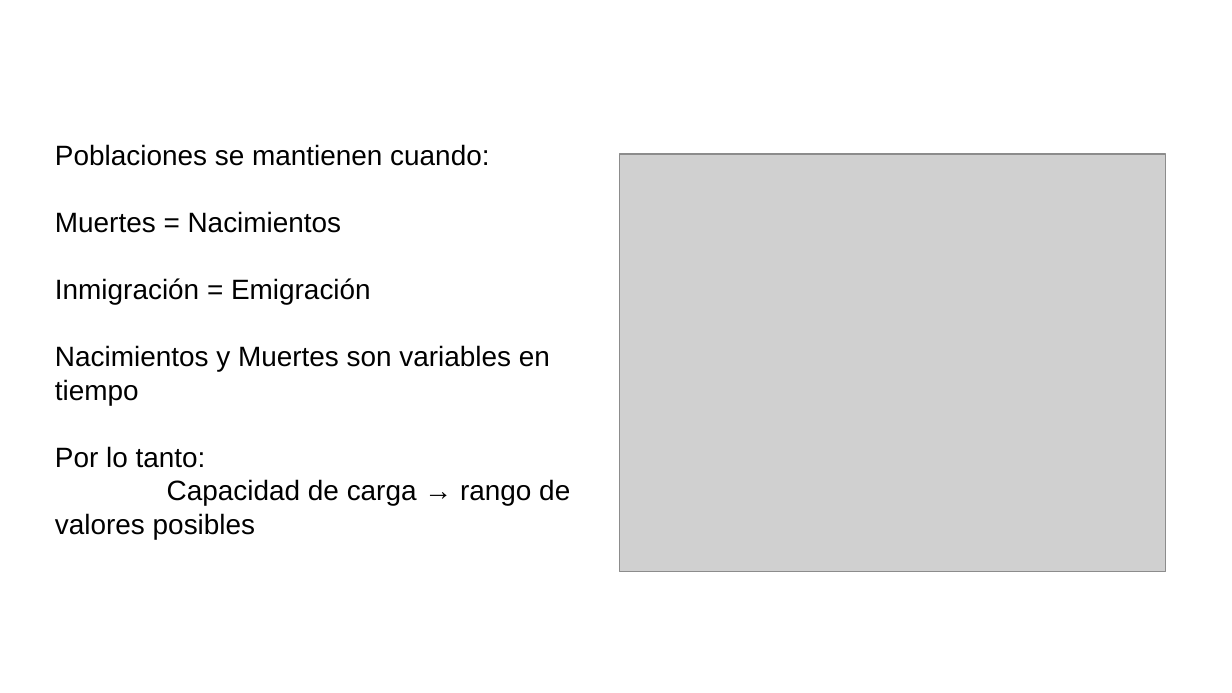
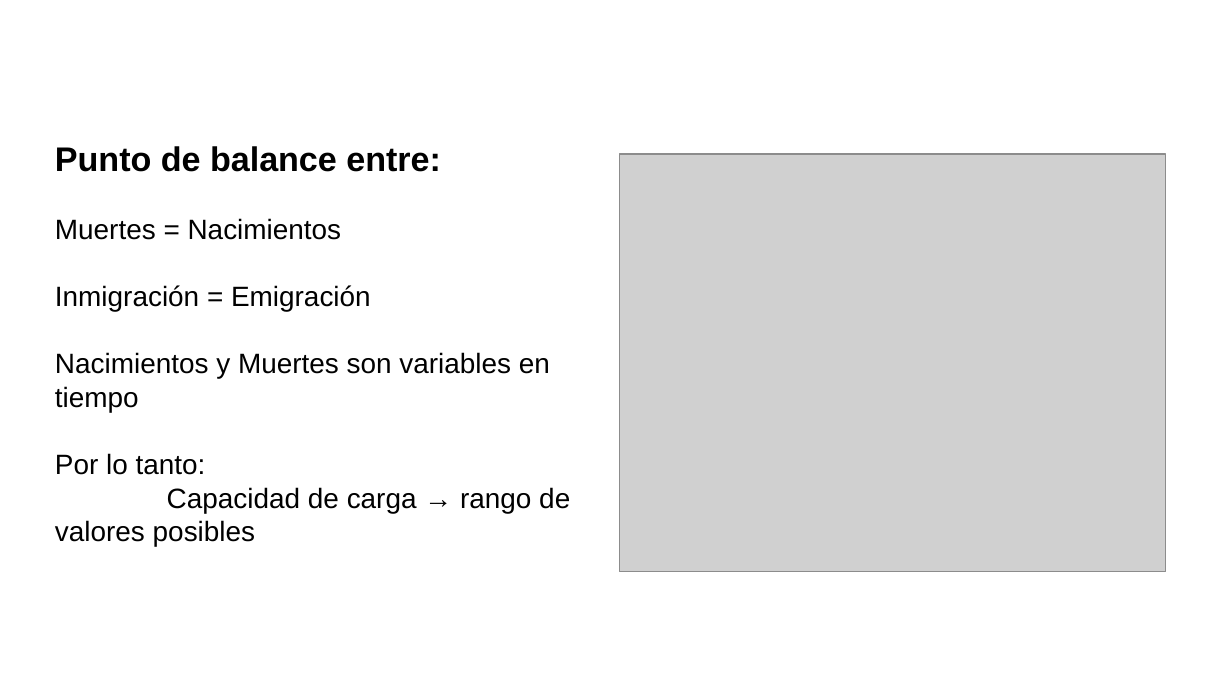
Before and after one commit to gerardommc/Ecologia-poblaciones, a slide deck: slide 15 of Unidad-2/Regulacion-poblaciones.odp (slide 2 before the commit). Drawn at 1232x693 pixels with LibreOffice and Linux fonts; fonts in the diff are those of the drawing; grey boxes stand for pictures. Boxes give left, top, right and bottom in pixels: in the first picture for what was removed or moved away, otherwise in the second. Text is boxed around its words. In the diff, an @@ line names an element or a change of style, - is before the commit and + after.

```diff
--- a/Unidad-2/Regulacion-poblaciones.odp
+++ b/Unidad-2/Regulacion-poblaciones.odp
@@ text at [55,146,441,172]: text changed; size 18 to 22 pt; bold on @@
-Poblaciones se mantienen cuando:
+Punto de balance entre:
```
Also in this commit, not shown: 5 other slides changed, 12 slides added, 1 slide removed, 5 other files.
